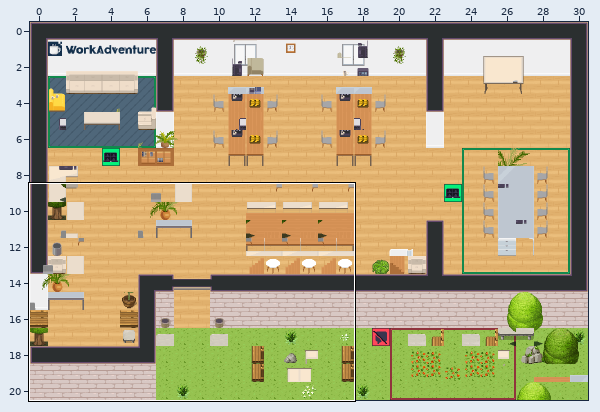
Two states of a Tiled map (JSON), map.tmj. The picture above shows the old version from afar; the outline marks the close-up.
Close-up. Before:
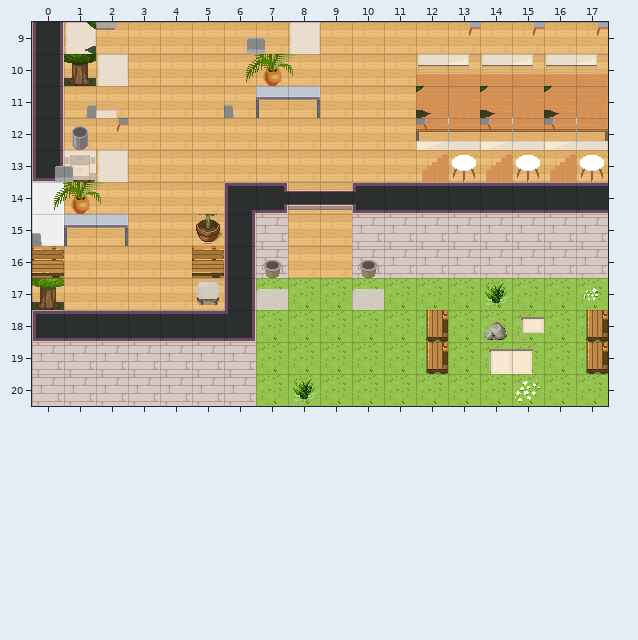
Cells are 32x32 px. Shown: x 0..17, y 9..20. The commit also changed other parts of the map, which this record leaves out. The commit also replaced the tileset; all pictures use the new one.
Now the later version:
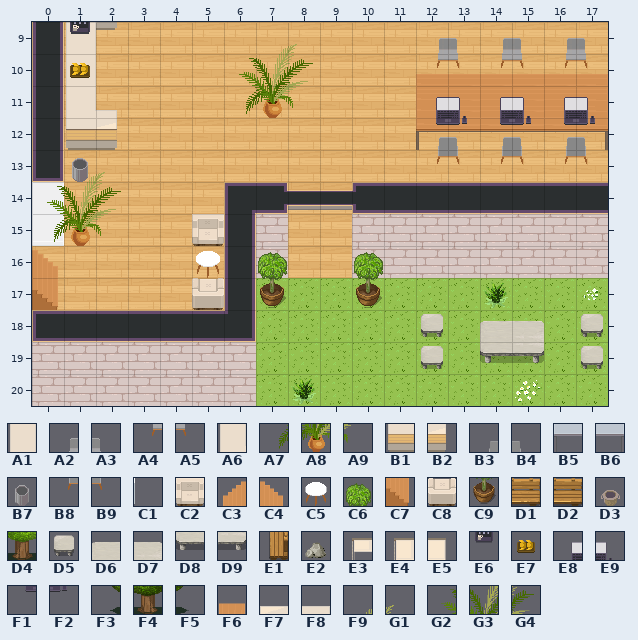
Key: from "Chunk 1": A1 100, A2 102, A3 103, A4 106, A5 107, A6 108, A7 109, A8 110, A9 111, B1 112, B2 113, B3 114, B4 115, B5 116, B6 117, B7 118, B8 119, B9 120, C1 121, C2 124, C3 125, C4 125 flipped left-right, C5 126, C6 127, C7 128 flipped left-right, C8 129, C9 130, D1 131 flipped left-right, D2 132, D3 133, D4 134 flipped left-right, D5 135, D6 136, D7 137, D8 139, D9 140, E1 141, E2 142, E3 143, E4 145, E5 146, E6 158, E7 159, E8 160, E9 161, F1 162, F2 163, F3 164, F4 165, F5 166, F6 167, F7 168, F8 169, F9 175, G1 176, G2 177, G3 178, G4 179.
__ is an empty cell.
Tiles replaced or removed in this view: A1, A2, A3, A4, A5, A6, A7, A8, A9, B1, B2, B3, B4, B5, B6, B7, B8, B9, C1, C2, C3, C5, C9, D1, D2, D3, D4, D5, D6, E1, E2, E3, E4, E5, F3, F4, F5, F6, F7, F8.
From old to new:
Changed rows in their new state; .. is an unchanged cell.
Layer "furniture/furniture2":
first column x 0:
 9 .. .. .. .. .. .. __ __ __ .. .. .. A2 A3 A2 A3 A2 A3
10 .. A1 __ .. .. .. __ __ __ .. .. .. A4 A5 A4 A5 A4 A5
11 .. A6 .. .. .. .. A7 A8 A9 .. .. .. .. .. .. .. .. ..
12 .. B1 B2 .. .. .. .. .. .. .. .. .. B3 B4 B3 B4 B3 B4
13 .. B7 .. .. .. .. .. .. .. .. .. .. B8 B9 B8 B9 B8 B9
15 .. A8 .. .. .. C2 .. .. .. .. .. .. .. .. .. .. .. ..
16 C4 .. .. .. .. C5 .. C6 .. .. C6 .. .. .. .. .. .. ..
17 C7 .. .. .. .. C8 .. C9 .. .. C9 .. .. .. .. .. .. ..
18 .. .. .. .. .. .. .. .. .. .. .. .. D5 .. D6 D7 .. D5
19 .. .. .. .. .. .. .. .. .. .. .. .. D5 .. D8 D9 .. D5
Layer "furniture/furniture3":
first column x 1:
 9 E6 .. .. .. .. .. .. .. .. .. .. .. .. .. .. .. ..
10 E7 .. .. .. .. .. .. .. .. .. .. .. .. .. .. .. ..
11 .. .. .. .. .. .. .. .. .. .. .. E8 E9 E8 E9 E8 E9
12 .. .. .. .. .. .. .. .. .. .. .. F1 F2 F1 F2 F1 F2
Layer "above/above1":
first column x 0:
 9 .. .. .. .. .. .. .. F9 G1
10 .. .. .. .. .. .. G2 G3 G4
13 __ F9 G1 .. .. .. .. .. ..
14 G2 G3 G4 .. .. .. .. .. ..
15 A7 .. A9 .. .. .. .. .. ..
